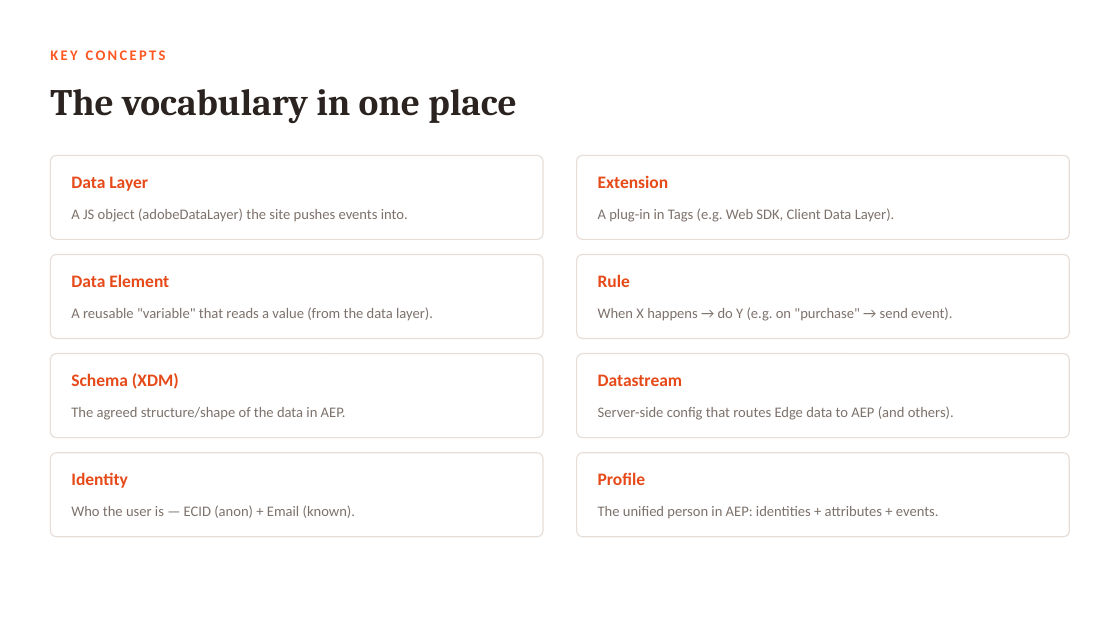
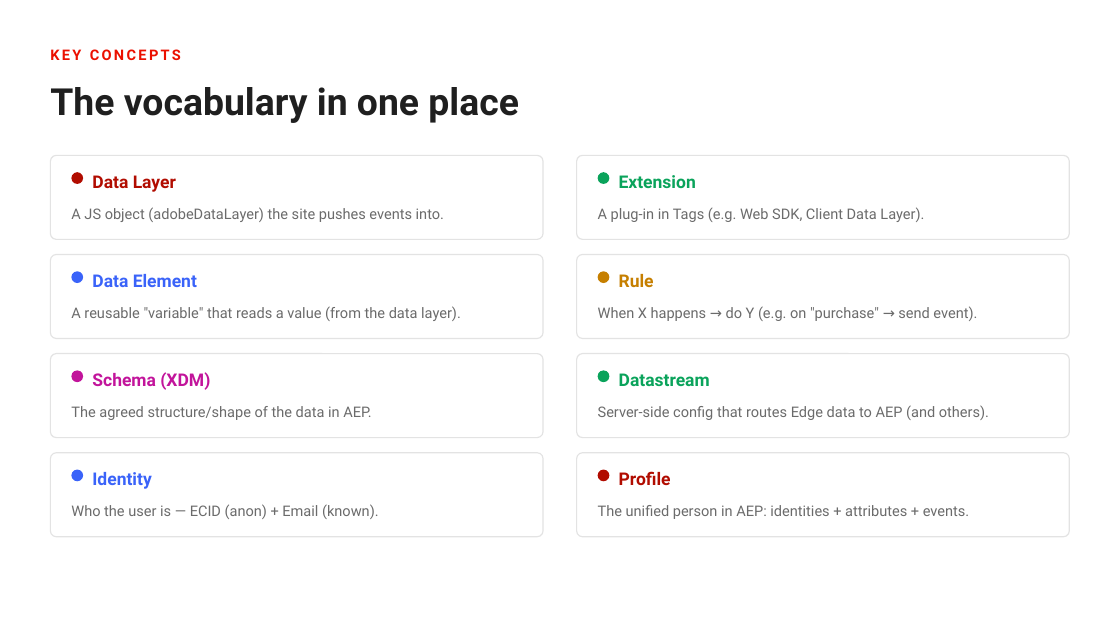
Before and after one commit to princeparvat80/aep-data-collection-food-demo, a slide deck: slide 4 of presentation/Feastly-DataCollection-to-AEP.pptx. Drawn at 1120x630 pixels with LibreOffice and Linux fonts; fonts in the diff are those of the drawing. Boxes give left, top, right and bottom in pixels: in the first picture for what was removed or moved away, otherwise in the second. Text is boxed around its words. In the diff, an @@ line names an element or a change of style, - is before the commit and + after.

```diff
--- a/presentation/Feastly-DataCollection-to-AEP.pptx
+++ b/presentation/Feastly-DataCollection-to-AEP.pptx
@@ text "KEY CONCEPTS" at [50,49,181,60]: font Calibri to Roboto, text colour #FF5722 to #EB1000 @@
@@ text "The vocabulary in one place" at [50,87,519,123]: font Cambria to Roboto, text colour #2B2320 to #1F1F1F @@
@@ ellipse added at [71,172,83,184], fill #B10C00 @@
@@ text "Data Layer" at [92,175,176,192]: font Calibri to Roboto, text colour #E64A19 to #B10C00 @@
@@ text "Data Layer": place and size @@
-text "Data Layer" at [71,176,148,191]
+text "Data Layer" at [92,175,176,192]
@@ ellipse added at [598,172,610,184], fill #0AA35B @@
@@ text "Extension": place and size @@
-text "Extension" at [598,176,669,188]
+text "Extension" at [619,175,696,188]
@@ text "Extension" at [619,175,696,188]: font Calibri to Roboto, text colour #E64A19 to #0AA35B @@
@@ text "Data Element": place and size @@
-text "Data Element" at [71,274,169,287]
+text "Data Element" at [92,274,197,287]
@@ text "Data Element" at [92,274,197,287]: font Calibri to Roboto, text colour #E64A19 to #3A63F9 @@
@@ text "Rule": place and size @@
-text "Rule" at [598,274,630,287]
+text "Rule" at [619,274,654,287]
@@ text "Rule" at [619,274,654,287]: font Calibri to Roboto, text colour #E64A19 to #C67F00 @@
@@ ellipse added at [71,271,83,283], fill #3A63F9 @@
@@ ellipse added at [598,271,610,283], fill #C67F00 @@
@@ ellipse added at [71,371,83,382], fill #C2149B @@
@@ text "Schema (XDM)": place and size @@
-text "Schema (XDM)" at [71,373,179,389]
+text "Schema (XDM)" at [92,372,210,390]
@@ text "Schema (XDM)" at [92,372,210,390]: font Calibri to Roboto, text colour #E64A19 to #C2149B @@
@@ ellipse added at [598,371,610,382], fill #0AA35B @@
@@ text "Datastream" at [619,373,710,386]: font Calibri to Roboto, text colour #E64A19 to #0AA35B @@
@@ text "Datastream": place and size @@
-text "Datastream" at [598,374,683,386]
+text "Datastream" at [619,373,710,386]
@@ ellipse added at [71,470,83,481], fill #3A63F9 @@
@@ text "Identity" at [92,472,151,489]: font Calibri to Roboto, text colour #E64A19 to #3A63F9 @@
@@ text "Identity": place and size @@
-text "Identity" at [71,472,128,488]
+text "Identity" at [92,472,151,489]
@@ outline #E7DED8 1 pt to #E3E3E3 1 pt in 8 elements at [50,155,544,239], [577,155,1070,239], [50,255,544,339], [577,255,1070,339], [50,354,544,438], [577,354,1070,438], [50,453,544,537], [577,453,1070,537] @@
@@ ellipse added at [598,470,610,481], fill #B10C00 @@
@@ text "Profile": place and size @@
-text "Profile" at [598,472,645,485]
+text "Profile" at [619,471,671,485]
@@ text "Profile" at [619,471,671,485]: font Calibri to Roboto, text colour #E64A19 to #B10C00 @@
@@ font Calibri to Roboto, text colour #7D726C to #6B6B6B in 8 elements at [71,207,444,222], [598,207,924,222], [71,306,461,321], [598,306,977,321], [71,406,371,420], [598,405,989,420], [71,504,379,519], [598,505,969,519] @@
```
Also in this commit, not shown: 22 other slides changed, 1 other file.
